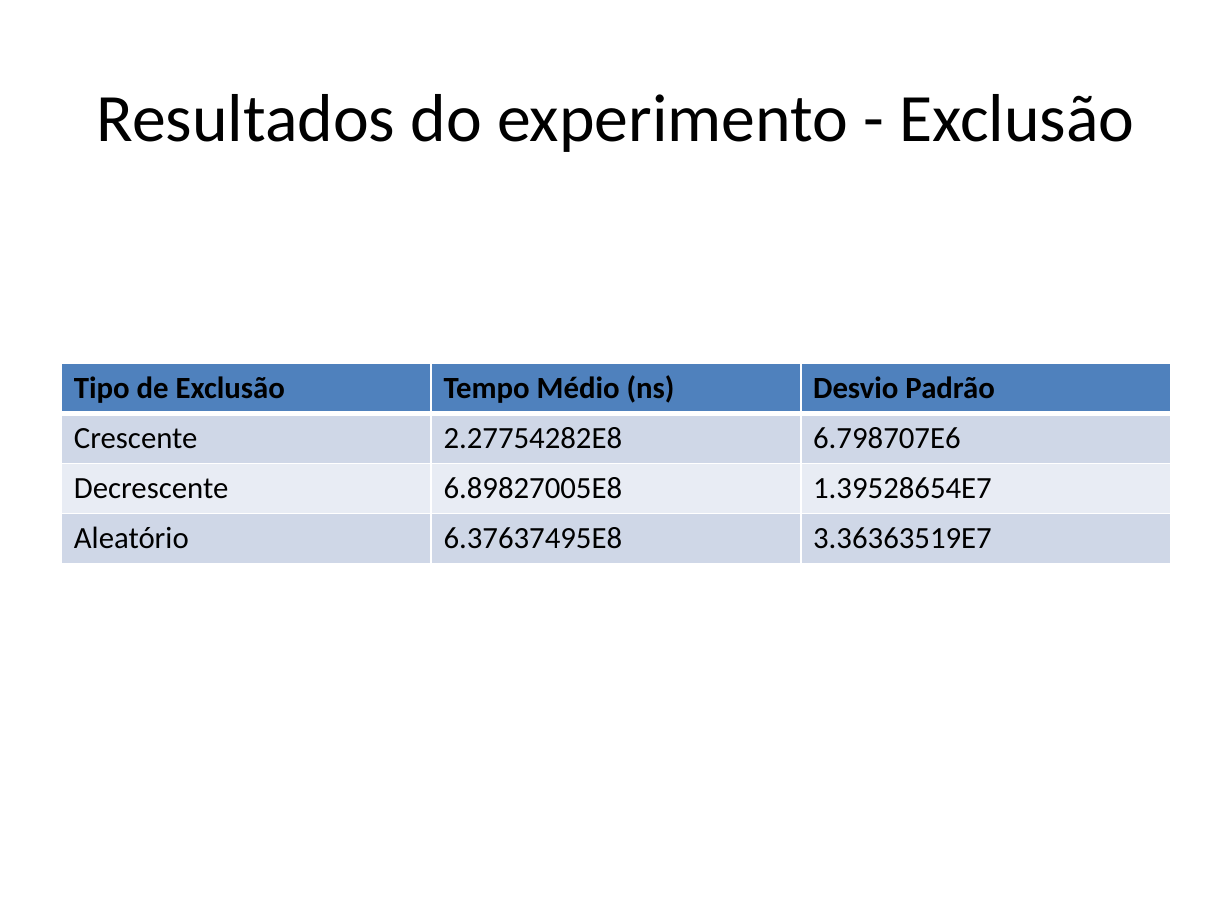
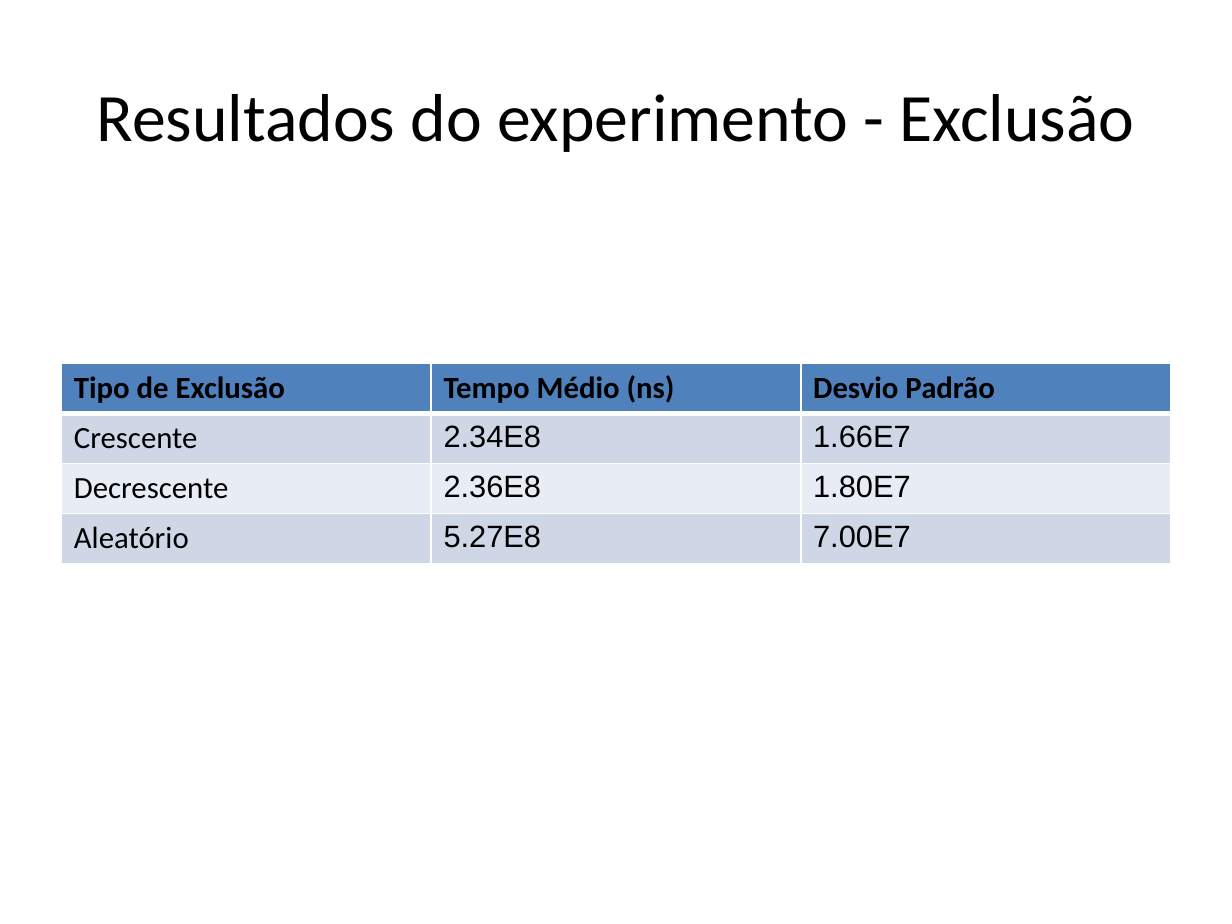
Before and after one commit to Anderson-LS-Oliveira/ArranjoOrdenado, a slide deck: slide 8 of Arranjo_Ordenado.pptx (slide 6 before the commit). Drawn at 1232x924 pixels with LibreOffice and Linux fonts; fonts in the diff are those of the drawing. Boxes give left, top, right and bottom in pixels: in the first picture for what was removed or moved away, otherwise in the second. Text is boxed around its words. In the diff, an @@ line names an element or a change of style, - is before the commit and + after.

```diff
--- a/Arranjo_Ordenado.pptx
+++ b/Arranjo_Ordenado.pptx
@@ table at <box>62,363,1170,768</box> @@
-row 2, column 2: 2.27754282E8
+row 2, column 2: 2.34E8
-row 2, column 3: 6.798707E6
+row 2, column 3: 1.66E7
-row 3, column 2: 6.89827005E8
+row 3, column 2: 2.36E8
-row 3, column 3: 1.39528654E7
+row 3, column 3: 1.80E7
-row 4, column 2: 6.37637495E8
+row 4, column 2: 5.27E8
-row 4, column 3: 3.36363519E7
+row 4, column 3: 7.00E7
```
Also in this commit, not shown: 5 other slides changed, 4 slides added, 1 slide removed.
